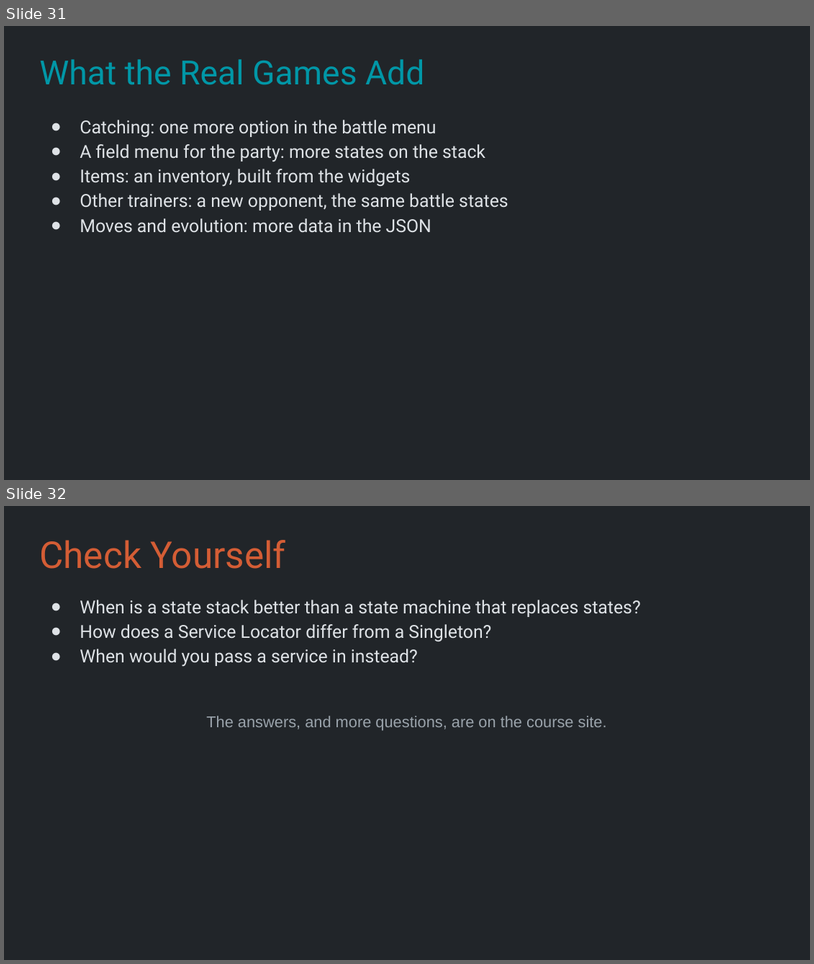
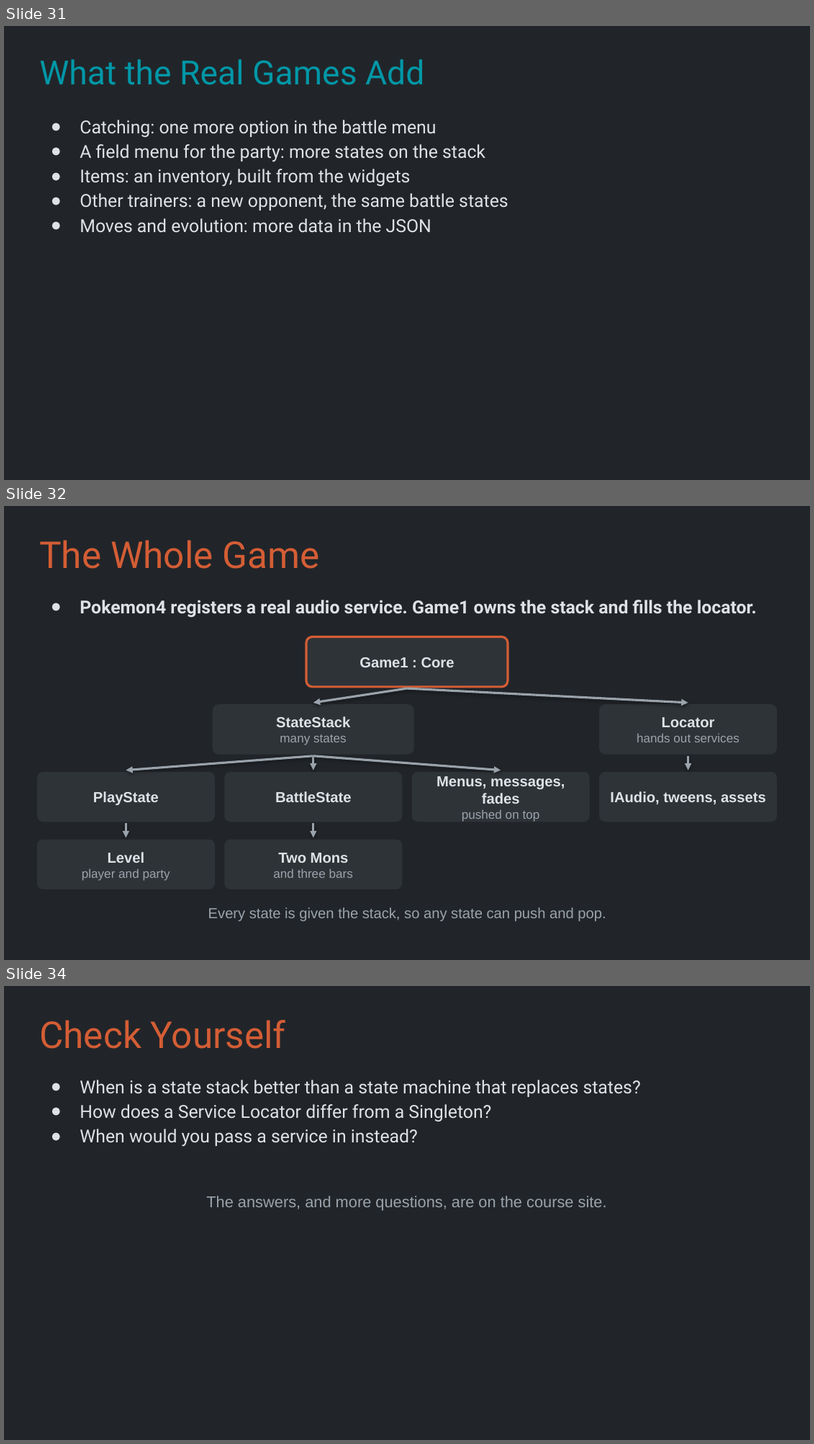
Before and after one commit to Metamate/gar, a slide deck: slides/10 Pokemon.pptx. Shown one above the other, each under a label of ours: slides 31 and 32 before the commit, slides 31, 32 and 34 after it; the slides between them are not shown. The pictures are 814x964 and 814x1444 pixels, drawn with LibreOffice and Linux fonts; fonts in the diff are those of the drawing. Boxes give left, top, right and bottom in pixels: in the first picture for what was removed or moved away, otherwise in the second. Text is boxed around its words. In the diff, an @@ line names an element or a change of style, - is before the commit and + after.

```diff
--- a/slides/10 Pokemon.pptx
+++ b/slides/10 Pokemon.pptx
@@ slide 32 added at [4,506,810,960], background #212529 @@
@@ title added at [39,540,319,569], 33 pt, text #D45D35 @@
+The Whole Game
@@ text added at [80,600,757,617], 16 pt, text #DEE2E6, bold @@
+● Pokemon4 registers a real audio service. Game1 owns the stack and fills the locator.
@@ rounded rectangle added at [306,636,508,687], fill #2E3338, outline #D45D35 2 pt, 13 pt, text #DEE2E6, bold @@
+Game1 : Core
@@ arrow added from (407, 688) to (314, 703), #9AA3AB 2 pt @@
@@ arrow added from (407, 688) to (689, 703), #9AA3AB 2 pt @@
@@ rounded rectangle added at [213,705,414,754], fill #2E3338, 13 pt, text #DEE2E6, bold @@
+StateStack
+many states
@@ rounded rectangle added at [599,705,777,754], fill #2E3338, 11 pt, text #9AA3AB @@
+Locator
+hands out services
@@ arrow added from (314, 756) to (126, 770), #9AA3AB 2 pt @@
@@ arrow added from (314, 756) to (314, 770), #9AA3AB 2 pt @@
@@ arrow added from (314, 756) to (501, 770), #9AA3AB 2 pt @@
@@ arrow added from (689, 756) to (689, 770), #9AA3AB 2 pt @@
@@ rounded rectangle added at [37,771,215,821], fill #2E3338, 13 pt, text #DEE2E6, bold @@
+PlayState
@@ rounded rectangle added at [224,771,402,821], fill #2E3338, 13 pt, text #DEE2E6, bold @@
+BattleState
@@ rounded rectangle added at [412,771,590,821], fill #2E3338, 13 pt, text #DEE2E6, bold @@
+Menus, messages, fades
+pushed on top
@@ rounded rectangle added at [599,771,777,821], fill #2E3338, 13 pt, text #DEE2E6, bold @@
+IAudio, tweens, assets
@@ arrow added from (126, 823) to (126, 837), #9AA3AB 2 pt @@
@@ arrow added from (314, 823) to (314, 837), #9AA3AB 2 pt @@
@@ rounded rectangle added at [37,839,215,889], fill #2E3338, 11 pt, text #9AA3AB @@
+Level
+player and party
@@ rounded rectangle added at [224,839,402,889], fill #2E3338, 11 pt, text #9AA3AB @@
+Two Mons
+and three bars
@@ text added at [208,907,606,921], 13 pt, text #9AA3AB @@
+Every state is given the stack, so any state can push and pop.
@@ what was slide 32 is now slide 34 @@
```
Also in this commit, not shown: 1 other slide added, 20 other files.
